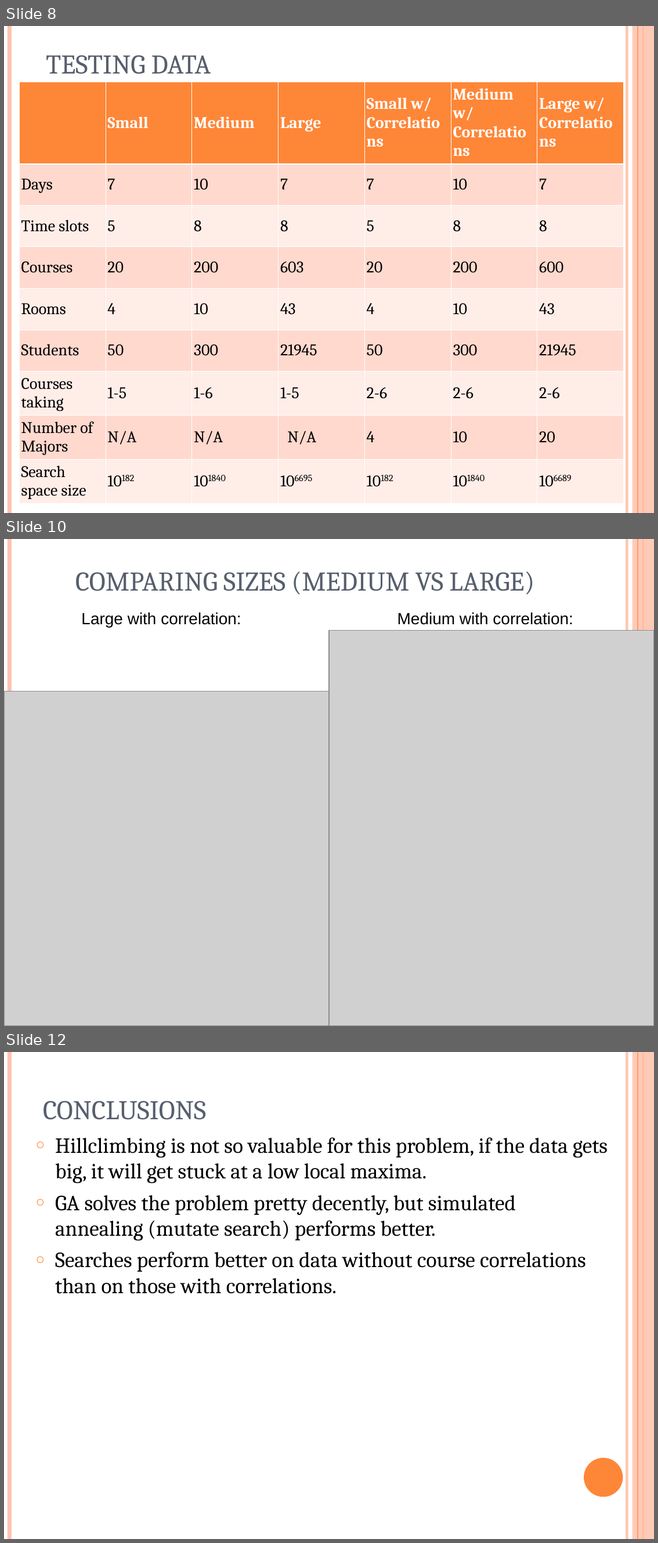
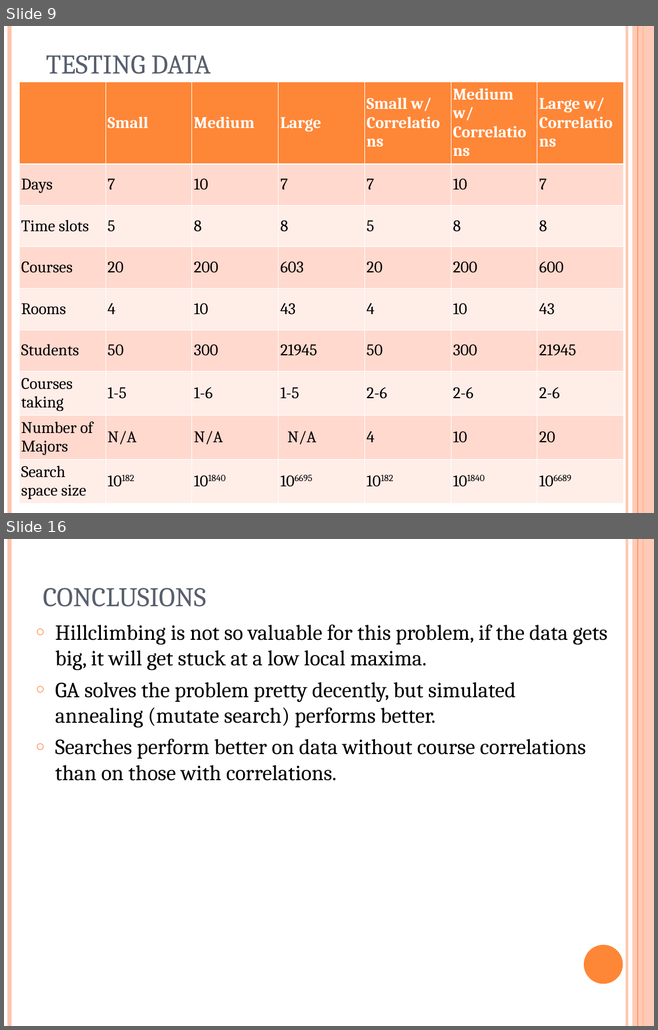
Before and after one commit to akokcam/csc384-genetic-algorithms-project, a slide deck: GA_TestBench/Data Files/presentation.ppt. Shown one above the other, each under a label of ours: slides 8, 10 and 12 before the commit, slides 9 and 16 after it; the slides between them are not shown. The pictures are 658x1543 and 658x1030 pixels, drawn with LibreOffice and Linux fonts; fonts in the diff are those of the drawing; grey boxes stand for pictures. Boxes give left, top, right and bottom in pixels: in the first picture for what was removed or moved away, otherwise in the second. Text is boxed around its words. In the diff, an @@ line names an element or a change of style, - is before the commit and + after.

```diff
--- a/GA_TestBench/Data Files/presentation.ppt
+++ b/GA_TestBench/Data Files/presentation.ppt
@@ slide 10 removed at box(4, 539, 654, 1026), background #FFFFFF; not listed: 5 template elements that a slide beside it also shows @@
@@ title removed at box(75, 571, 534, 595) @@
-COMPARING SIZES (MEDIUM VS LARGE)
@@ text removed at box(81, 612, 241, 627) @@
-Large with correlation:
@@ text removed at box(397, 612, 572, 625) @@
-Medium with correlation:
@@ picture removed at box(329, 631, 654, 1026) @@
@@ picture removed at box(4, 691, 329, 1026) @@
@@ what was slide 8 is now slide 9 @@
@@ what was slide 12 is now slide 16 @@
```
Also in this commit, not shown: 1 slide changed, 7 slides added, 2 other slides removed, 3 other files.
